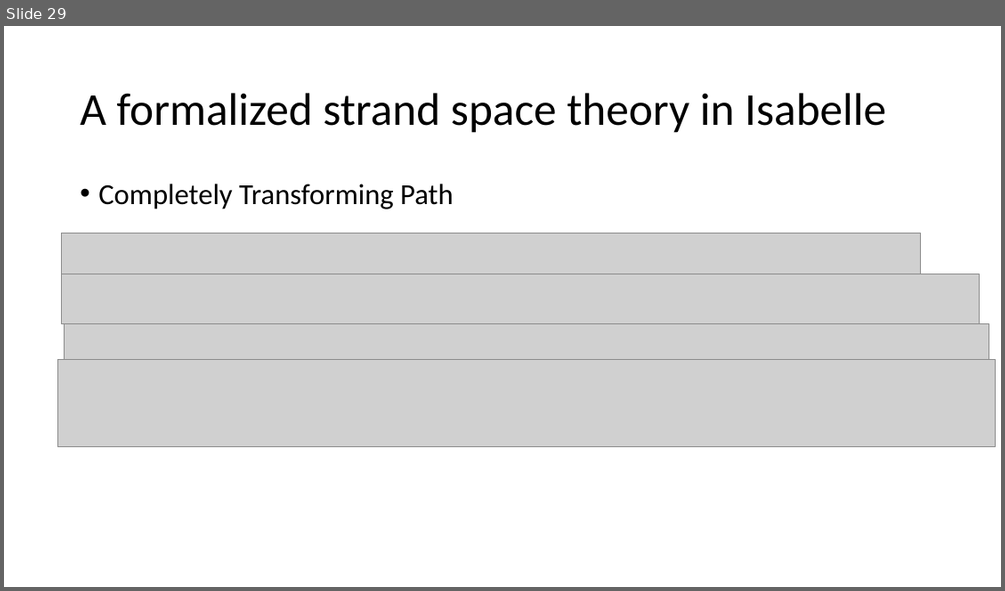
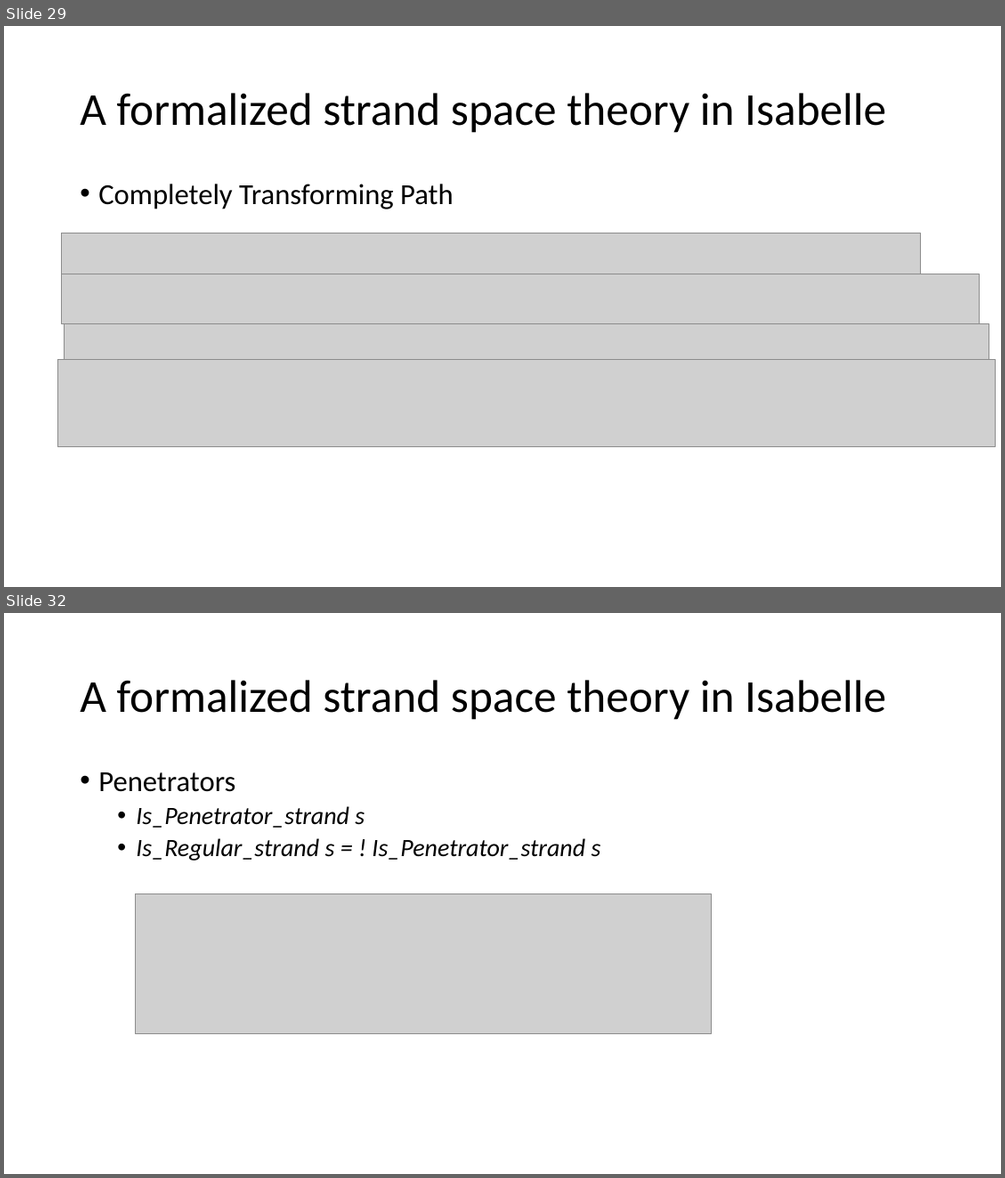
Before and after one commit to bacmive/paper_notes, a slide deck: notes7-strand space.pptx. Shown one above the other, each under a label of ours: slide 29 before the commit, slides 29 and 32 after it; the slides between them are not shown. The pictures are 1005x591 and 1005x1178 pixels, drawn with LibreOffice and Linux fonts; fonts in the diff are those of the drawing; grey boxes stand for pictures. Boxes give left, top, right and bottom in pixels: in the first picture for what was removed or moved away, otherwise in the second. Text is boxed around its words. In the diff, an @@ line names an element or a change of style, - is before the commit and + after.

Commit message:
strand

```diff
--- a/notes7-strand space.pptx
+++ b/notes7-strand space.pptx
@@ slide 32 added at [4, 613, 1001, 1174], background #FFFFFF @@
@@ title added at [80, 680, 886, 720], 44 pt, text #000000 @@
+A formalized strand space theory in Isabelle
@@ text added at [98, 772, 601, 860], 24 pt, text #000000, italic @@
+• Penetrators
+  • Is_Penetrator_strand s
+  • Is_Regular_strand s = ! Is_Penetrator_strand s
@@ picture added at [135, 893, 712, 1032] @@
```
Also in this commit, not shown: 1 slide changed, 4 other slides added, 1 slide removed.
